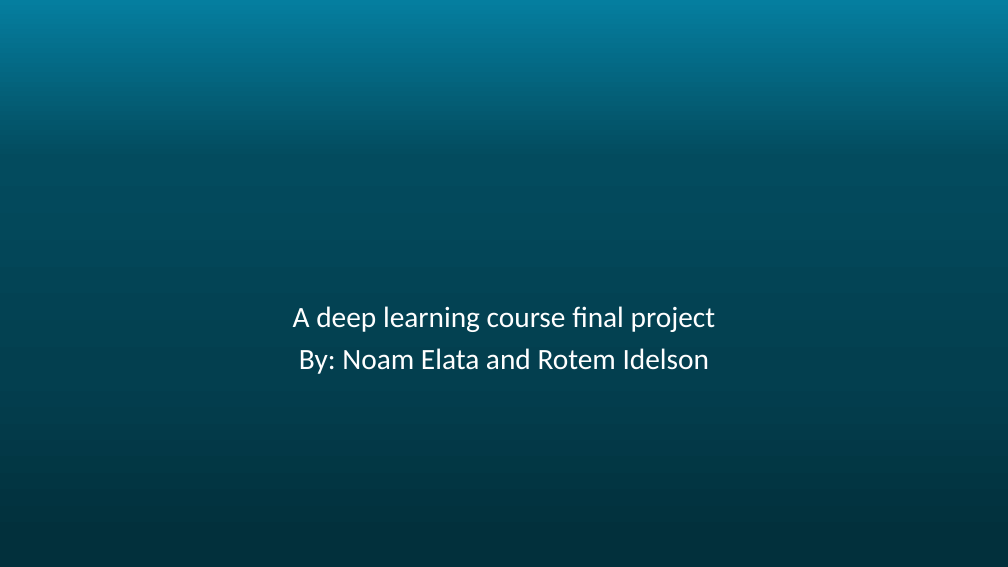
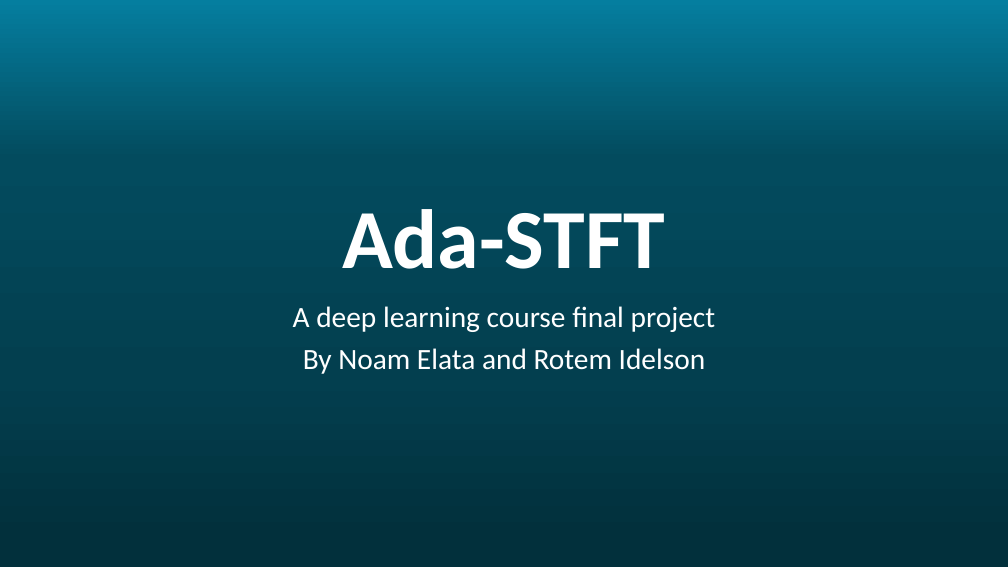
Before and after one commit to Rotem-and-Noam/Ada-STFT, a slide deck: slide 1 of images/AdaSTFT.pptx. Drawn at 1008x567 pixels with LibreOffice and Linux fonts; fonts in the diff are those of the drawing; background and template pictures are left out. Boxes give left, top, right and bottom in pixels: in the first picture for what was removed or moved away, otherwise in the second. Text is boxed around its words. In the diff, an @@ line names an element or a change of style, - is before the commit and + after.

```diff
--- a/images/AdaSTFT.pptx
+++ b/images/AdaSTFT.pptx
@@ title added at (342,209,665,269), 80 pt, text #FFFFFF, bold @@
+Ada-STFT
@@ subtitle at (303,348,706,374): text changed @@
-By: Noam Elata and Rotem Idelson
+By Noam Elata and Rotem Idelson
```
Also in this commit, not shown: 2 other slides changed, 1 slide added.
